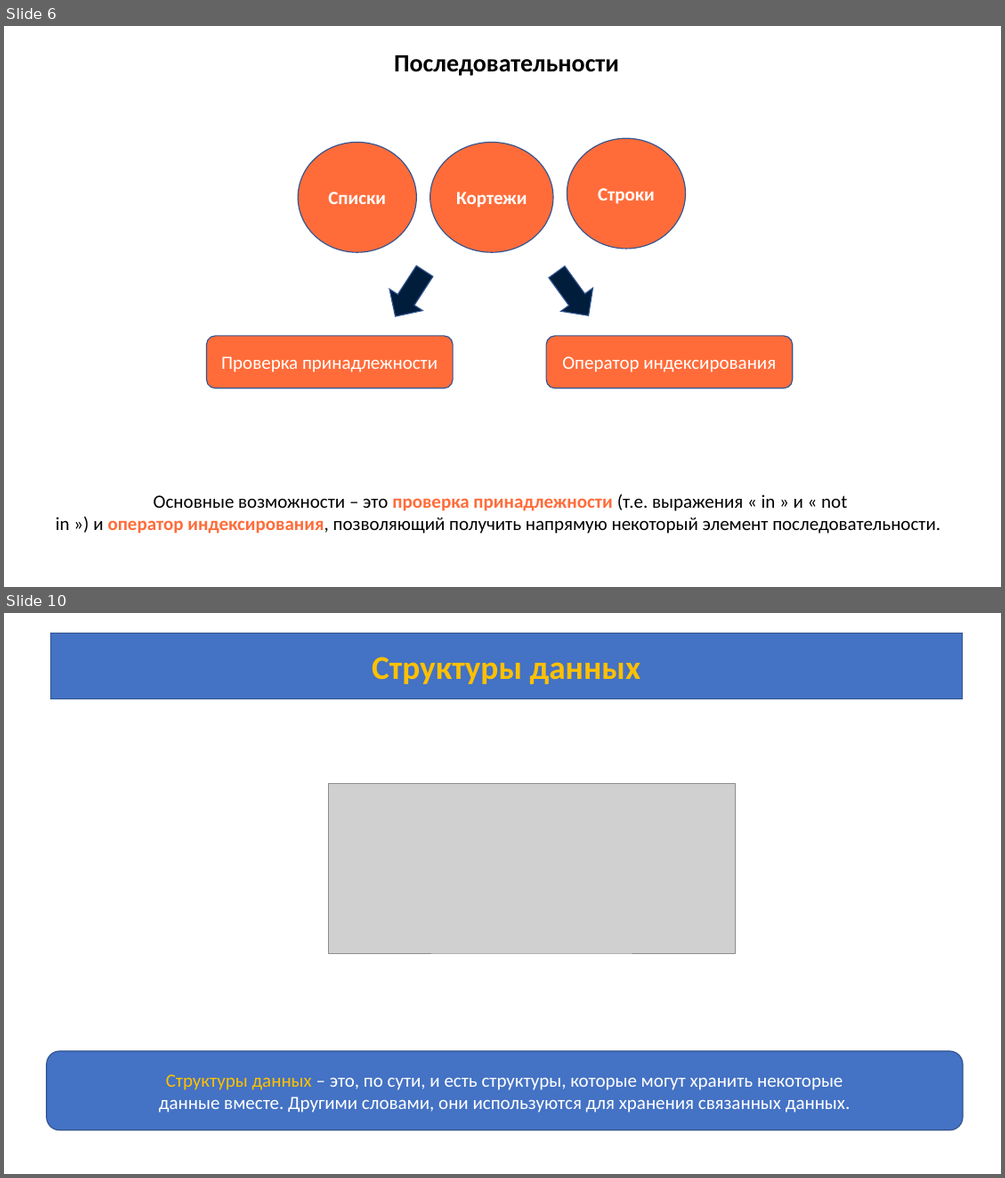
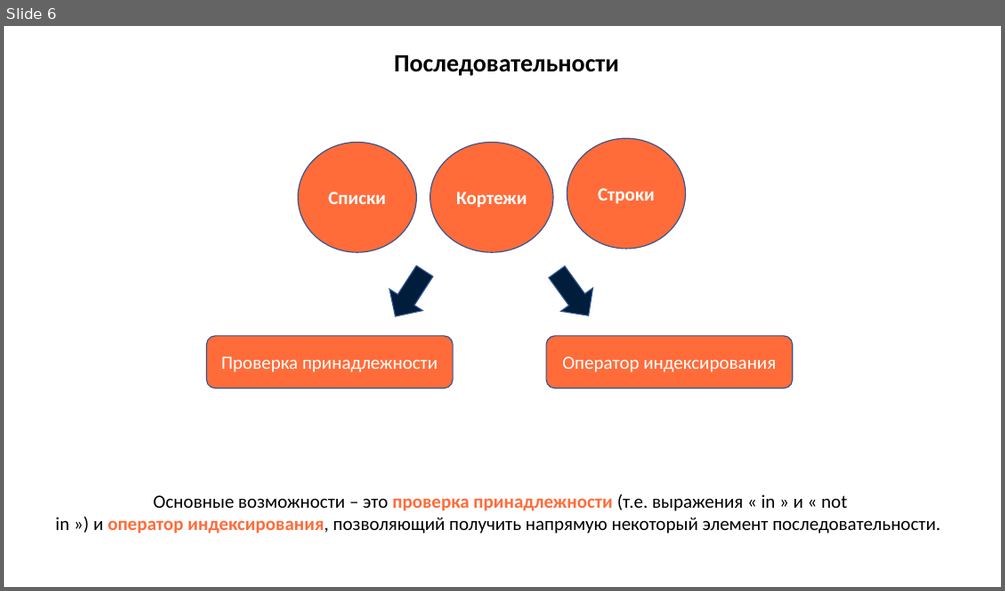
Before and after one commit to azamat7087/python_lessons_ver.2, a slide deck: lesson 6/Lesson_6.pptx. Shown one above the other, each under a label of ours: slides 6 and 10 before the commit, slide 6 after it; the slides between them are not shown. The pictures are 1005x1178 and 1005x591 pixels, drawn with LibreOffice and Linux fonts; fonts in the diff are those of the drawing; grey boxes stand for pictures. Boxes give left, top, right and bottom in pixels: in the first picture for what was removed or moved away, otherwise in the second. Text is boxed around its words. In the diff, an @@ line names an element or a change of style, - is before the commit and + after.

```diff
--- a/lesson 6/Lesson_6.pptx
+++ b/lesson 6/Lesson_6.pptx
@@ slide 10 removed at box(4, 613, 1001, 1174), background #FFFFFF @@
@@ rectangle removed at box(50, 633, 962, 699) @@
-Структуры данных
@@ picture removed at box(329, 784, 736, 953) @@
@@ rounded rectangle removed at box(47, 1051, 963, 1130) @@
-Структуры данных – это, по сути, и есть структуры, которые могут хранить некоторые
-данные вместе. Другими словами, они используются для хранения связанных данных.
```
Also in this commit, not shown: 2 slides changed, 9 other slides removed.
